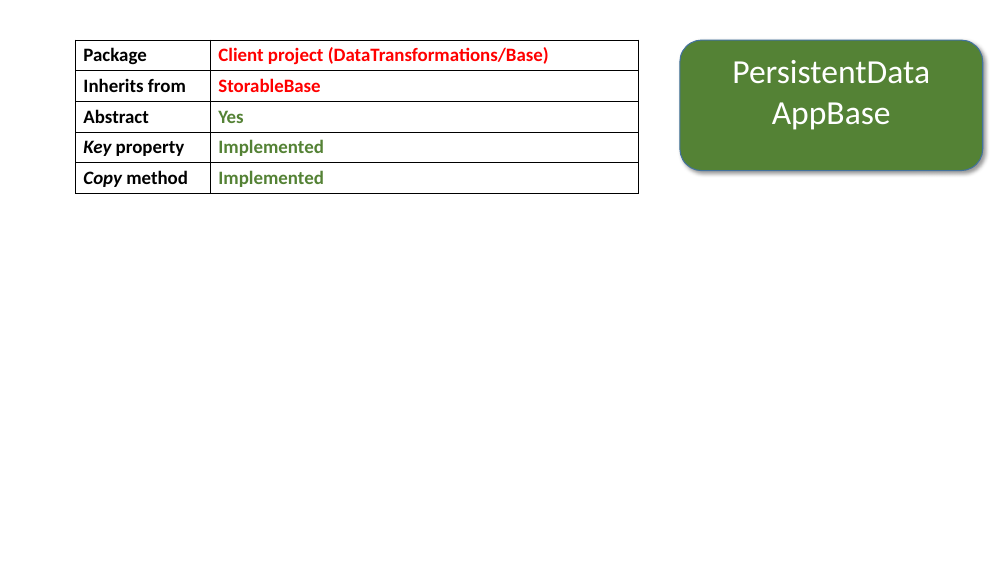
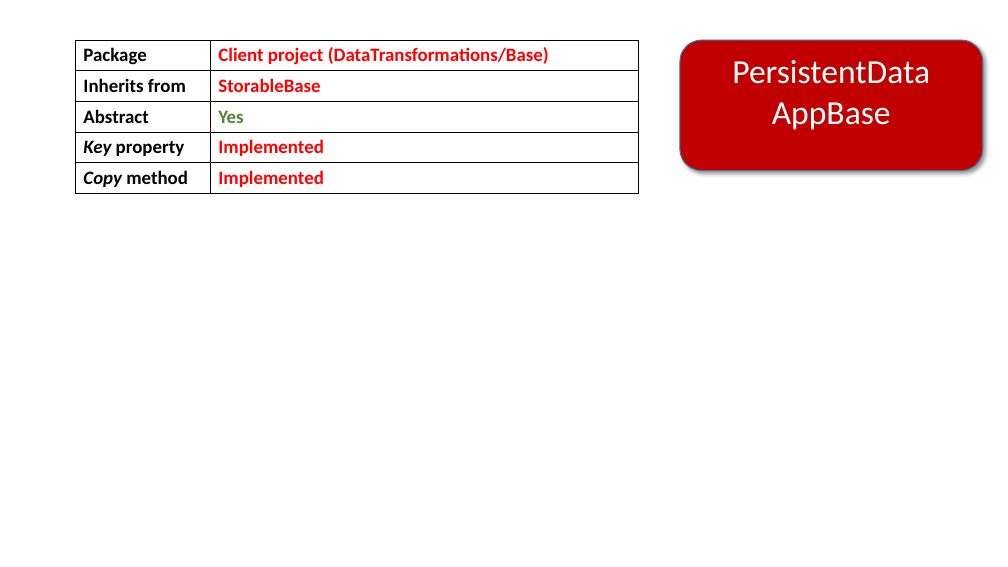
Before and after one commit to perl-easj/Teaching-materials, a slide deck: slide 236 of CSharpProgramming/Presentations/MVVMStarter/MVVMStarter2018 Class Library.pptx (slide 234 before the commit). Drawn at 1008x567 pixels with LibreOffice and Linux fonts; fonts in the diff are those of the drawing. Boxes give left, top, right and bottom in pixels: in the first picture for what was removed or moved away, otherwise in the second. Text is boxed around its words. In the diff, an @@ line names an element or a change of style, - is before the commit and + after.

```diff
--- a/CSharpProgramming/Presentations/MVVMStarter/MVVMStarter2018 Class Library.pptx
+++ b/CSharpProgramming/Presentations/MVVMStarter/MVVMStarter2018 Class Library.pptx
@@ table at box(76, 40, 638, 194) @@
@@ text colour #548235 to #FF0000 in "Implemented", "Implemented" @@
@@ rounded rectangle "PersistentData" at box(680, 40, 983, 171): fill #548235 to #C00000 @@
```
Also in this commit, not shown: 20 other slides changed, 2 slides added.
